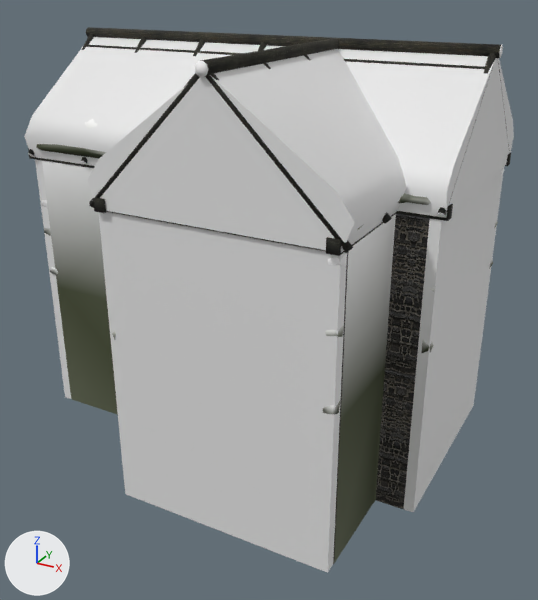
What one commit did to the COLLADA model models/ex_nord_house_02.dae.
Camera for both pictures: a camera (50 mm lens) standing at (16.7, -27.7, 14.5) and looking at (1.5, -0.2, 0.7). Every picture has the same lights, and +X, +Y and +Z are marked at lower left. Where no turn or scale is listed for an object, it has been applied to the vertices.

Before the edit, the objects in view are built like this:
```python
me_lib = bpy.data.meshes.new('-lib')
me_lib.from_pydata(...)  # 8 vertices, 6 faces; spans x -4.87..4.89, y -12.97..-4.05, z -6.5..6.5
me_lib_001 = bpy.data.meshes.new('-lib.001')
me_lib_001.from_pydata(...)  # 14 vertices, 22 faces; spans x -2.0..17.9, y -5.1..5.4, z -2.9..2.4
me_lib_002 = bpy.data.meshes.new('-lib.002')
me_lib_002.from_pydata(...)  # 14 vertices, 17 faces; spans x -5.14..5.38, y -9.85..0.53, z -2.85..2.36
me_lib_003 = bpy.data.meshes.new('-lib.003')
me_lib_003.from_pydata(...)  # 8 vertices, 8 faces; spans x -6.6..13.0, y -4.9..4.9, z -6.5..6.5
me_tri_ex_nord_house_02_1_lib = bpy.data.meshes.new('Tri_Ex_nord_house_02_1-lib')
me_tri_ex_nord_house_02_1_lib.from_pydata(...)  # 48 vertices, 32 faces; spans x -6.5..12.9, y -9.7..4.8, z -6.5..6.5
me_tri_ex_nord_house_02_1_lib.materials.append(mat_material_material__28)  # picture img_tx_stone__left_01_dds
ob_nifid_37_matrix = bpy.data.objects.new('nifid_37-matrix', me_lib)
ob_nifid_37_matrix.location = (3.18, 5.56, 0.0)
ob_nifid_39_matrix = bpy.data.objects.new('nifid_39-matrix', me_lib_001)
ob_nifid_39_matrix.location = (-7.9, 2.33, 9.35)
ob_nifid_41_matrix = bpy.data.objects.new('nifid_41-matrix', me_lib_002)
ob_nifid_41_matrix.location = (3.16, 2.33, 9.35)
ob_nifid_43_matrix = bpy.data.objects.new('nifid_43-matrix', me_lib_003)
ob_nifid_43_matrix.location = (-3.17, 2.38, 0.0)
ob_nifid_6_matrix = bpy.data.objects.new('nifid_6-matrix', me_tri_ex_nord_house_02_1_lib)
ob_nifid_6_matrix.location = (-3.25, 2.4, 0.0)
# also in view: 'nifid_15-matrix' at (8.8, -2.5, 0.0); 'nifid_1-matrix' at (0.0, 0.0, 9.2); 'nifid_11-matrix' at (0.0, -0.1, 0.0); 'nifid_28-matrix' at (0.0, 0.2, 9.3); 'nifid_20-matrix' at (0.0, 0.0, 2.6)
```
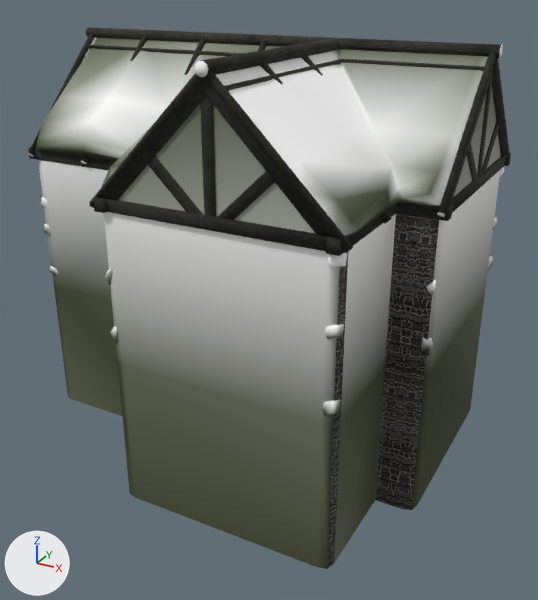
Location of each change, [x1, y1, x2, y2] in pixels of the pictures (538 x 600 px):
'nifid_37-matrix', deleted
    before: [99, 212, 347, 573]
'nifid_41-matrix', deleted
    before: [88, 49, 407, 253]
'nifid_39-matrix', deleted
    before: [24, 37, 514, 218]
'nifid_43-matrix', deleted
    before: [35, 159, 503, 512]
'nifid_20-matrix', unchanged, uncovered by the edit
    before: [43, 161, 393, 563]
    after: [43, 86, 501, 567]
'nifid_28-matrix', unchanged, uncovered by the edit
    before: [36, 119, 431, 229]
    after: [36, 37, 488, 236]
'nifid_1-matrix', unchanged, uncovered by the edit
    both: [28, 27, 511, 256]
'nifid_11-matrix', unchanged, uncovered by the edit
    before: [42, 161, 396, 503]
    after: [38, 160, 445, 569]

The change in detail:
Object 'nifid_37-matrix' (ob_nifid_37_matrix) is deleted.
Object 'nifid_39-matrix' (ob_nifid_39_matrix) is deleted.
Object 'nifid_41-matrix' (ob_nifid_41_matrix) is deleted.
Object 'nifid_43-matrix' (ob_nifid_43_matrix) is deleted.
